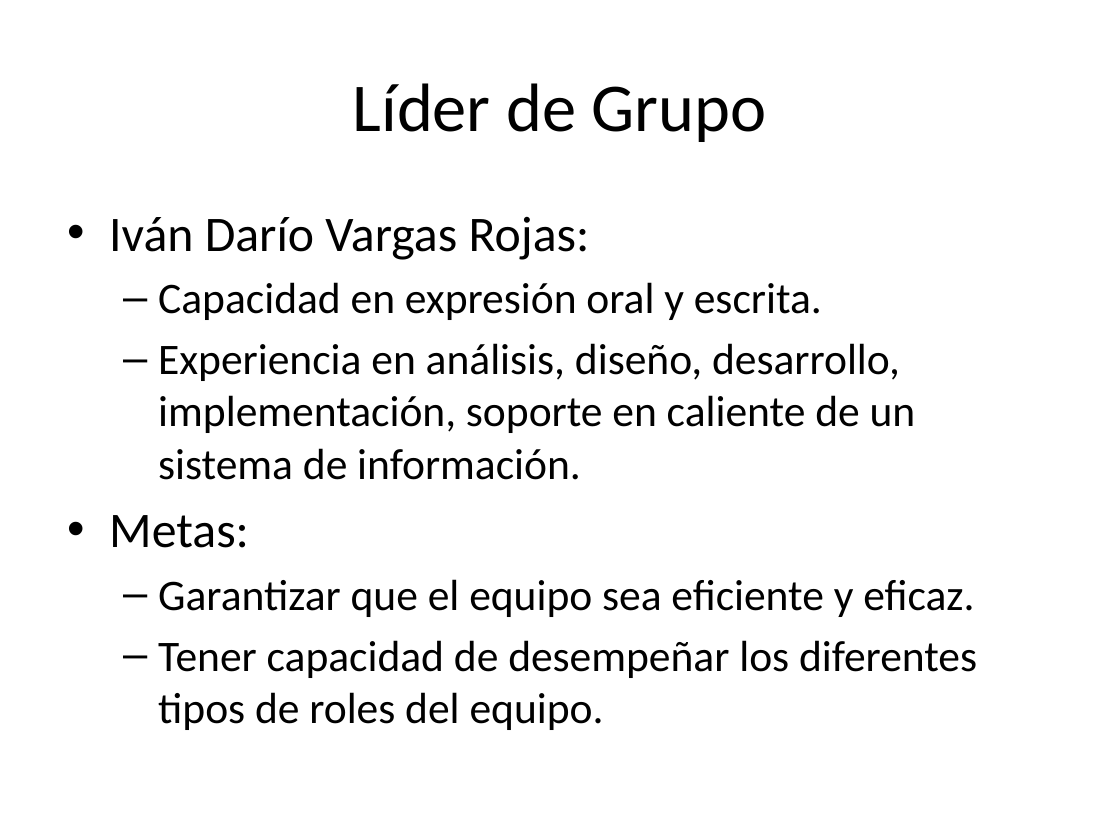
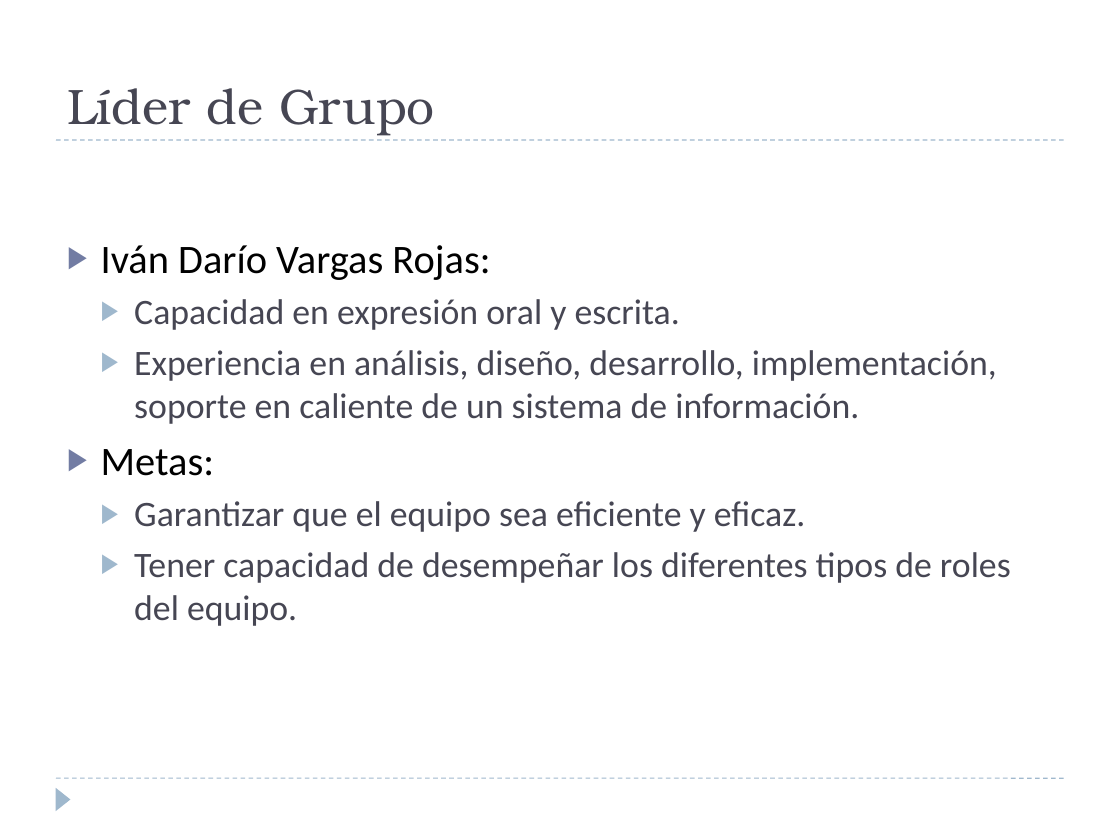
Before and after one commit to heberjp/proyecto-tsp-sistema-comidas-rapidas, a slide deck: slide 10 of 1 - Planeacion/2 - Estrategia/Vison General TCP.pptx (slide 11 before the commit). Drawn at 1120x840 pixels with LibreOffice and Linux fonts; fonts in the diff are those of the drawing. Boxes give left, top, right and bottom in pixels: in the first picture for what was removed or moved away, otherwise in the second. Text is boxed around its words. In the diff, an @@ line names an element or a change of style, - is before the commit and + after.

```diff
--- a/1 - Planeacion/2 - Estrategia/Vison General TCP.pptx
+++ b/1 - Planeacion/2 - Estrategia/Vison General TCP.pptx
@@ title "Líder de Grupo": place and size @@
-title "Líder de Grupo" at [353,83,767,142]
+title "Líder de Grupo" at [67,88,435,136]
@@ title "Líder de Grupo" at [67,88,435,136]: size 44 to 32 pt, font Calibri to TeX Gyre Bonum, text colour #000000 to #464653; alignment centre to left; vertical alignment middle to bottom @@
@@ text "Iván Darío Vargas Rojas:": place and size @@
-text "Iván Darío Vargas Rojas:" at [109,216,977,730]
+text "Iván Darío Vargas Rojas:" at [101,245,1011,626]
@@ text "Iván Darío Vargas Rojas:" at [101,245,1011,626]: size 32 to 26 pt in "Iván Darío Vargas Rojas:", "Metas:"; size 28 to 23 pt, text colour #000000 to #464653 in "Capacidad en expresión oral y escrita.", "Experiencia en análisis, diseño, desarrollo, implementación, ...", "Garantizar que el equipo sea eficiente y ...", "Tener capacidad de desempeñar los diferentes tipos ..."; bullet • to ▶; bullet – to ▶; vertical alignment top to middle @@
@@ line added from (56, 140) to (1064, 140), #9FB8CD 0.75 pt dashed @@
@@ line added from (56, 778) to (1064, 778), #9FB8CD 0.75 pt dashed @@
@@ triangle added at [56,787,71,811], fill #9FB8CD @@
```
Also in this commit, not shown: 10 other slides changed, 9 slides added, 7 slides removed.
